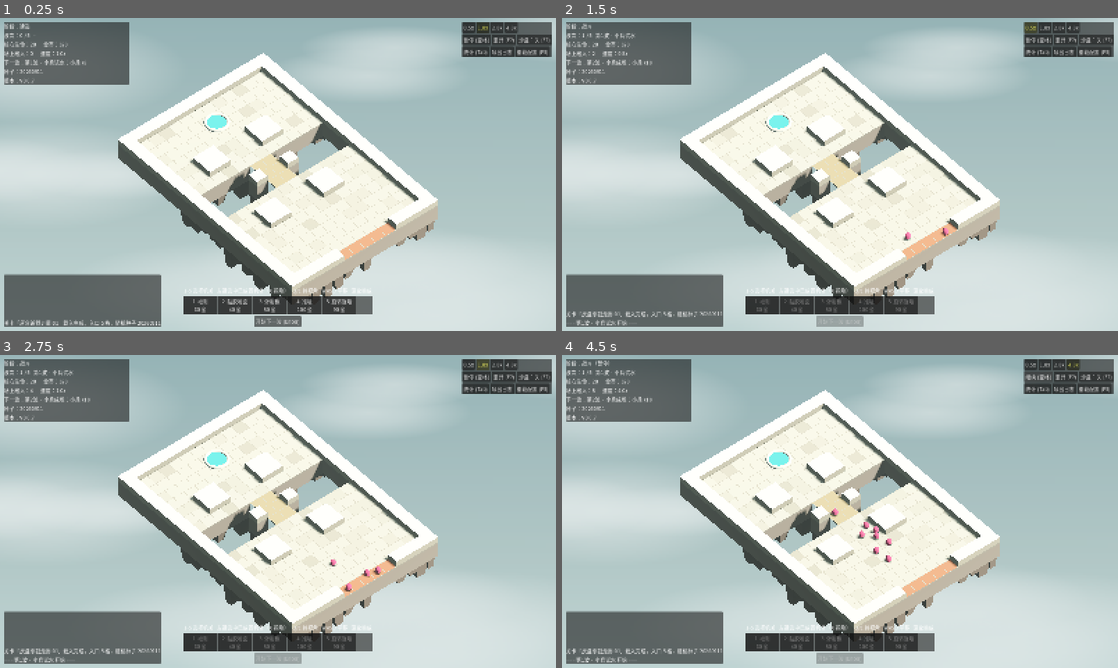
Above: before the commit, frames 1-4 (two rows, left to right).
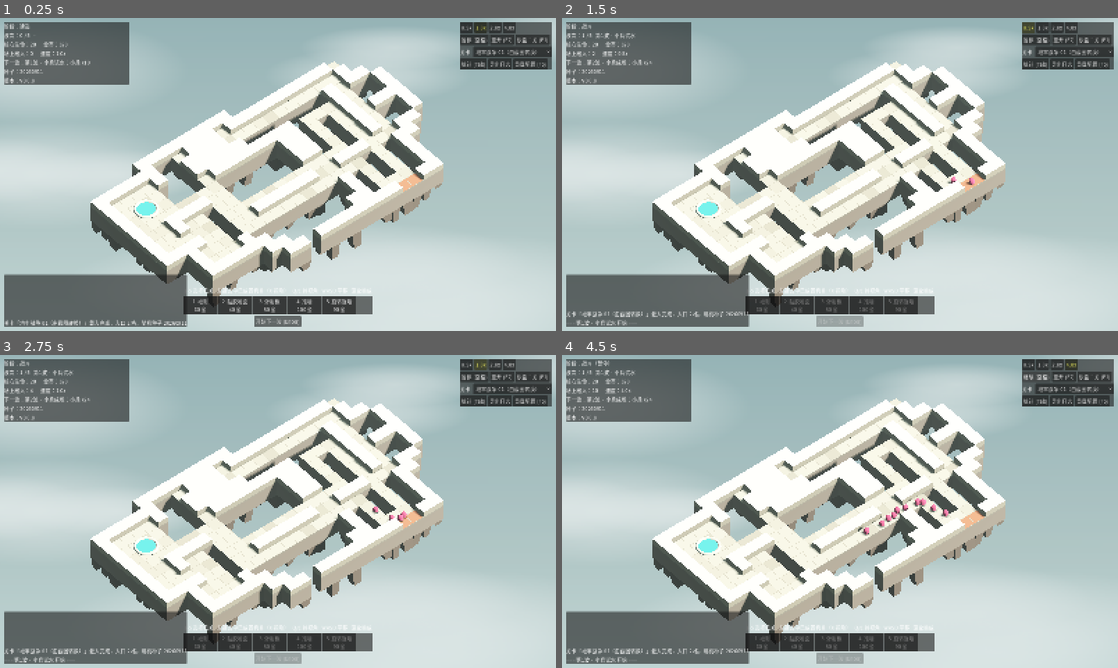
Above: after the commit, the same moments.

Repository: Autinhorse/HumanMustDie
Game: Godot game, scene res://scenes/main.tscn
The game is run twice, just before and just after one commit, with the same random seed, the same clock (stepped at 60 frames per second) and the same inputs.
Inputs:
- Up to frame 1 (0.25 s): no input
- Up to frame 2 (1.5 s): click "开始下一波 (Enter)" at 0.5 s; click "0.5x" at 1.25 s
- Up to frame 3 (2.75 s): click "1.0x" at 2 s
- Up to frame 4 (4.5 s): click "2.0x" at 2.75 s; click "4.0x" at 3.5 s; click "暂停 (空格)" at 4.25 s

The runs differ from the first frame. In frame 1, 31% of the frame differs, in the area x 3-100%, y 1-99%; in frame 2, 31%; in frame 3, 31%; in frame 4, 31%.

Commit message:
v0.0.8 游戏内切换关卡 + 启动关卡可配 + 相机按地图自动取景
- 右上角加「关卡」下拉框，列出 data/levels/ 下所有关卡，随时切换
- config.json 加 sim.default_level 决定启动加载哪个（当前是 dw_01），
  命令行 -- --level <id> 仍可覆盖
- camera.auto_fit：载入关卡时把地图四角投到相机平面算出需要的正交高度，
  26x15 的地图和 14x20 的走廊不用再各配一个缩放

T5 显式切到 corridor_01，因为它的坐标断言只对走廊关成立。

Co-Authored-By: Claude Opus 5 (1M context) <noreply@anthropic.com>
Claude-Session: https://claude.ai/code/session_01VCzWxNk1LcyQr5pasXVQW6

Diff:
--- a/data/config.json
+++ b/data/config.json
@@ -16,6 +16,8 @@
     "yaw_deg": -40.0,
     "distance": 60.0,
     "ortho_size": 46.0,
+    "auto_fit": 1,
+    "fit_padding": 1.18,
     "ortho_min": 12.0,
     "ortho_max": 90.0,
     "zoom_step": 3.0,
@@ -28,6 +30,8 @@
     "max_steps_per_frame": 40,
     "speeds": [0.5, 1.0, 2.0, 4.0],
     "default_speed_index": 1,
+    "default_level": "dw_01",
+    "_default_level_comment": "启动时加载哪个关卡；命令行 -- --level <id> 可以覆盖",
     "seed": 20260911
   },
 
--- a/project.godot
+++ b/project.godot
@@ -11,7 +11,7 @@
 [application]
 
 config/name="HumanMustDie - Prototype A"
-config/version="0.0.7"
+config/version="0.0.8"
 config/description="机关塔防灰盒原型：固定走廊 + 5 种机关 + 小/中/重三类物理敌人"
 run/main_scene="res://scenes/main.tscn"
 config/features=PackedStringArray("4.7", "Forward Plus")
--- a/scripts/main.gd
+++ b/scripts/main.gd
@@ -47,7 +47,16 @@
 	for i in args.size():
 		if args[i] == "--level" and i + 1 < args.size():
 			return String(args[i + 1])
-	return "corridor_01"
+	var d := Cfg.str_at("sim.default_level", "corridor_01")
+	return d if Cfg.levels.has(d) else "corridor_01"
+
+## 切换关卡（界面下拉框用）
+func switch_level(id: String) -> void:
+	if game.level_id == id or not Cfg.levels.has(id):
+		return
+	_cancel()
+	game.start(id)
+	_refresh_board()
 
 func _refresh_board() -> void:
 	if game.load_error != "":
@@ -61,7 +70,10 @@
 	_pitch = Cfg.num("camera.pitch_deg", -52.0)
 	_ortho_size = Cfg.num("camera.ortho_size", 46.0)
 	_update_camera()
+	if Cfg.num("camera.auto_fit", 1.0) > 0.0:
+		_fit_camera_to_map()
 	hud.rebuild_build_bar()
+	hud.rebuild_level_list()
 	hud.refresh()
 
 func _build_world() -> void:
@@ -429,6 +441,28 @@
 					select_trap(String(allowed[i]))
 					break
 
+## 按地图大小自动取景：把地图四角投到相机平面，算出需要多大的正交高度
+func _fit_camera_to_map() -> void:
+	if game.grid == null:
+		return
+	var g := game.grid
+	var corners := [Vector3.ZERO, Vector3(g.w * g.cell_size, 0, 0),
+		Vector3(0, 0, g.h * g.cell_size), Vector3(g.w * g.cell_size, 0, g.h * g.cell_size)]
+	var basis_inv := cam.global_transform.basis.inverse()
+	var origin := cam.global_transform.origin
+	var ex := 0.0
+	var ey := 0.0
+	for c in corners:
+		var local: Vector3 = basis_inv * (c - origin)
+		ex = max(ex, absf(local.x))
+		ey = max(ey, absf(local.y))
+	var vp := get_viewport().get_visible_rect().size
+	var aspect: float = vp.x / max(vp.y, 1.0)
+	var pad := Cfg.num("camera.fit_padding", 1.18)
+	_ortho_size = clampf(max(ey * 2.0, ex * 2.0 / aspect) * pad,
+		Cfg.num("camera.ortho_min", 10.0), Cfg.num("camera.ortho_max", 90.0))
+	_update_camera()
+
 ## 直接指定俯角（调镜头用）。传正数，内部按俯视处理。
 func set_pitch(deg: float) -> void:
 	_pitch = -absf(deg)
--- a/scripts/ui/hud.gd
+++ b/scripts/ui/hud.gd
@@ -16,6 +16,8 @@
 var btn_wave: Button = null
 var btn_pause: Button = null
 var btn_sandbox: Button = null
+var opt_level: OptionButton = null
+var _level_ids: Array[String] = []
 var speed_buttons: Array[Button] = []
 var trap_buttons: Dictionary = {}
 
@@ -68,6 +70,16 @@
 	btn_sandbox = _button("沙盒 (F1)", func(): main.on_sandbox())
 	row2.add_child(btn_sandbox)
 
+	var row_level := HBoxContainer.new()
+	vb.add_child(row_level)
+	var lv_label := Label.new()
+	lv_label.text = "关卡 "
+	row_level.add_child(lv_label)
+	opt_level = OptionButton.new()
+	opt_level.focus_mode = Control.FOCUS_NONE
+	opt_level.item_selected.connect(_on_level_selected)
+	row_level.add_child(opt_level)
+
 	var row3 := HBoxContainer.new()
 	vb.add_child(row3)
 	row3.add_child(_button("统计 (Tab)", func(): main.on_toggle_stats()))
@@ -125,6 +137,25 @@
 	root.add_child(lbl_banner)
 
 	rebuild_build_bar()
+	rebuild_level_list()
+
+func rebuild_level_list() -> void:
+	if opt_level == null or game == null:
+		return
+	_level_ids.clear()
+	opt_level.clear()
+	var ids := Cfg.levels.keys()
+	ids.sort()
+	for id in ids:
+		var lv: Dictionary = Cfg.levels[id]
+		_level_ids.append(String(id))
+		opt_level.add_item(String(lv.get("name", id)))
+		if String(id) == game.level_id:
+			opt_level.select(_level_ids.size() - 1)
+
+func _on_level_selected(index: int) -> void:
+	if index >= 0 and index < _level_ids.size() and main != null:
+		main.switch_level(_level_ids[index])
 
 func rebuild_build_bar() -> void:
 	for c in build_bar.get_children():
--- a/tests/test_runner.gd
+++ b/tests/test_runner.gd
@@ -28,6 +28,7 @@
 	var errs := PackedStringArray()
 	var m = load("res://scenes/main.tscn").instantiate()
 	add_child(m)
+	m.switch_level("corridor_01")      # 默认关卡可配，这里的坐标断言只对走廊关成立
 	if m.game.load_error != "":
 		errs.append(m.game.load_error)
 	else:
Not shown, added: ref/DungeonWarfareMap01.png.import
Not shown, changed: docs/原型A_运行与实现说明.md
